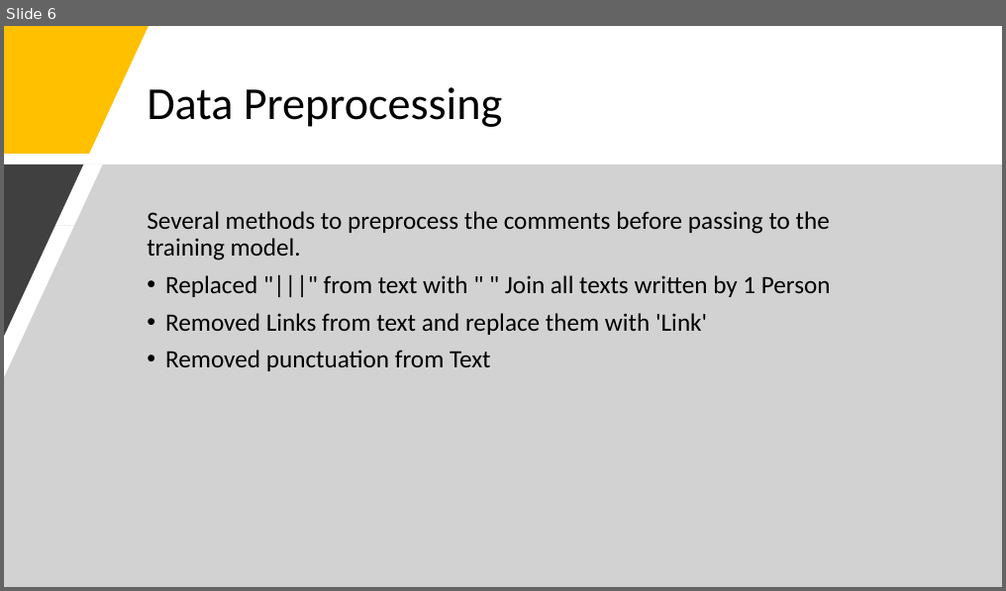
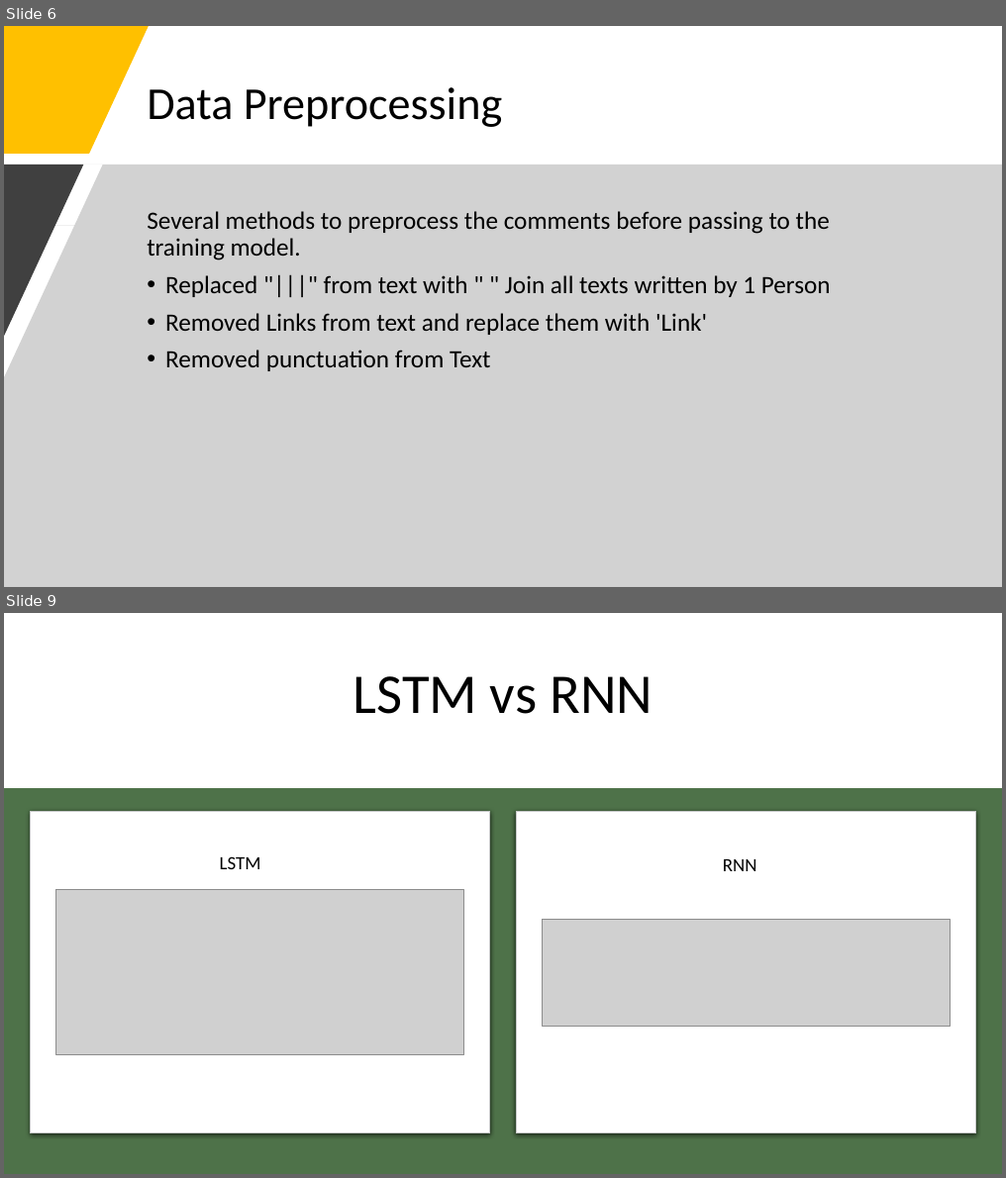
Before and after one commit to nalisharathod01/Myers-Briggs-Personality-Prediction, a slide deck: Project Presentation.pptx. Shown one above the other, each under a label of ours: slide 6 before the commit, slides 6 and 9 after it; the slides between them are not shown. The pictures are 1006x591 and 1006x1178 pixels, drawn with LibreOffice and Linux fonts; fonts in the diff are those of the drawing; grey boxes stand for pictures. Boxes give left, top, right and bottom in pixels: in the first picture for what was removed or moved away, otherwise in the second. Text is boxed around its words. In the diff, an @@ line names an element or a change of style, - is before the commit and + after.

```diff
--- a/Project Presentation.pptx
+++ b/Project Presentation.pptx
@@ slide 9 added at [4,613,1002,1174], background #FFFFFF @@
@@ title added at [353,676,652,714], 54 pt, text #000000 @@
+LSTM vs RNN
@@ rectangle added at [4,788,1002,1174], fill #4E7249 @@
@@ rounded rectangle added at [30,811,490,1134], fill #FFFFFF, outline #C8CACA 0.75 pt @@
@@ rounded rectangle added at [516,811,976,1134], fill #FFFFFF, outline #C8CACA 0.75 pt @@
@@ text added at [220,857,261,869], 18 pt, text #000000 @@
+LSTM
@@ text added at [723,860,757,871], 18 pt, text #000000 @@
+RNN
@@ picture added at [56,889,463,1056] @@
@@ picture added at [543,919,949,1026] @@
```
Also in this commit, not shown: 1 slide changed, 16 other slides added, 1 other file.
